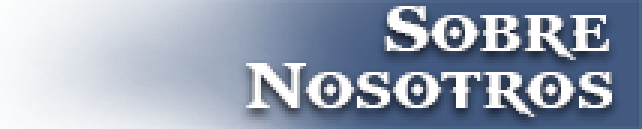
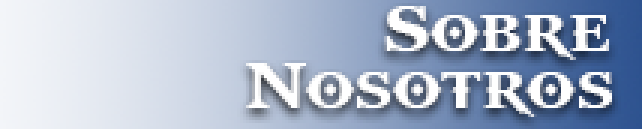
Layer changes from the first w=642, h=129 image to the second:
painted on "NoHovor" over [0, 0, 642, 129]
